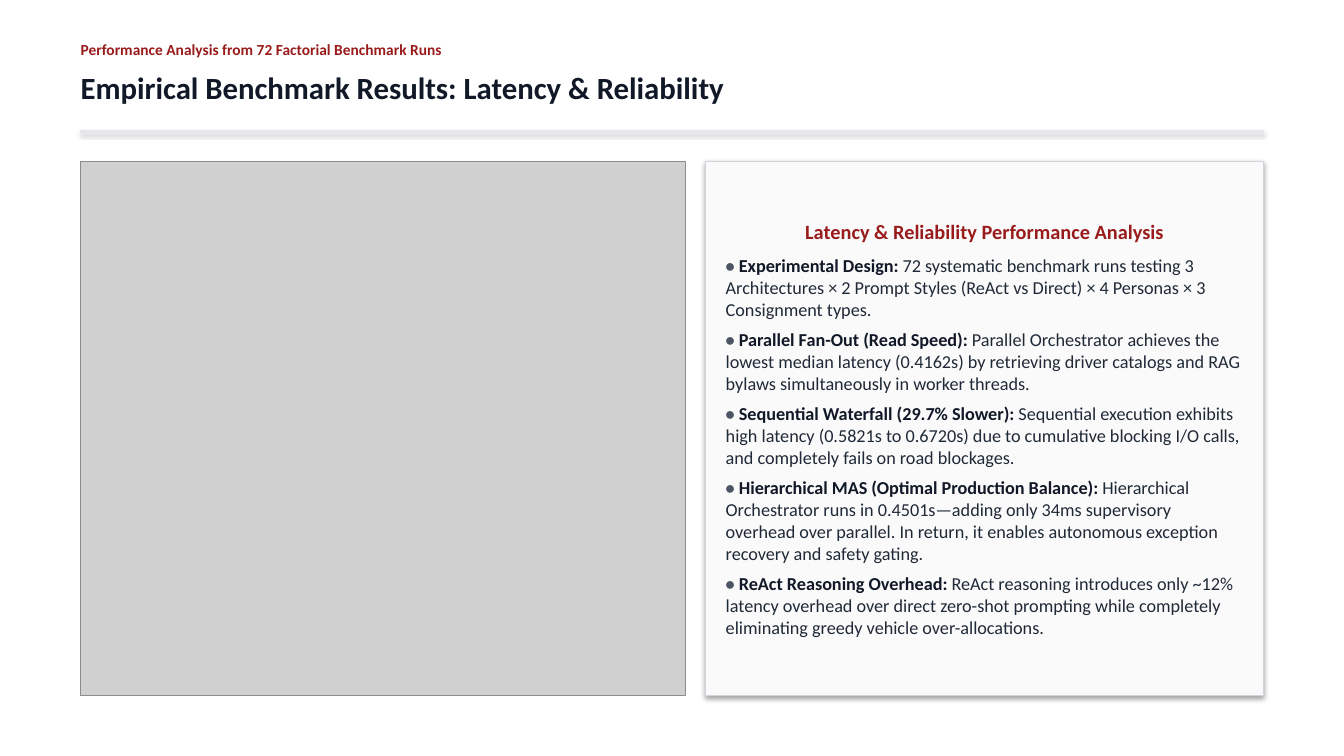
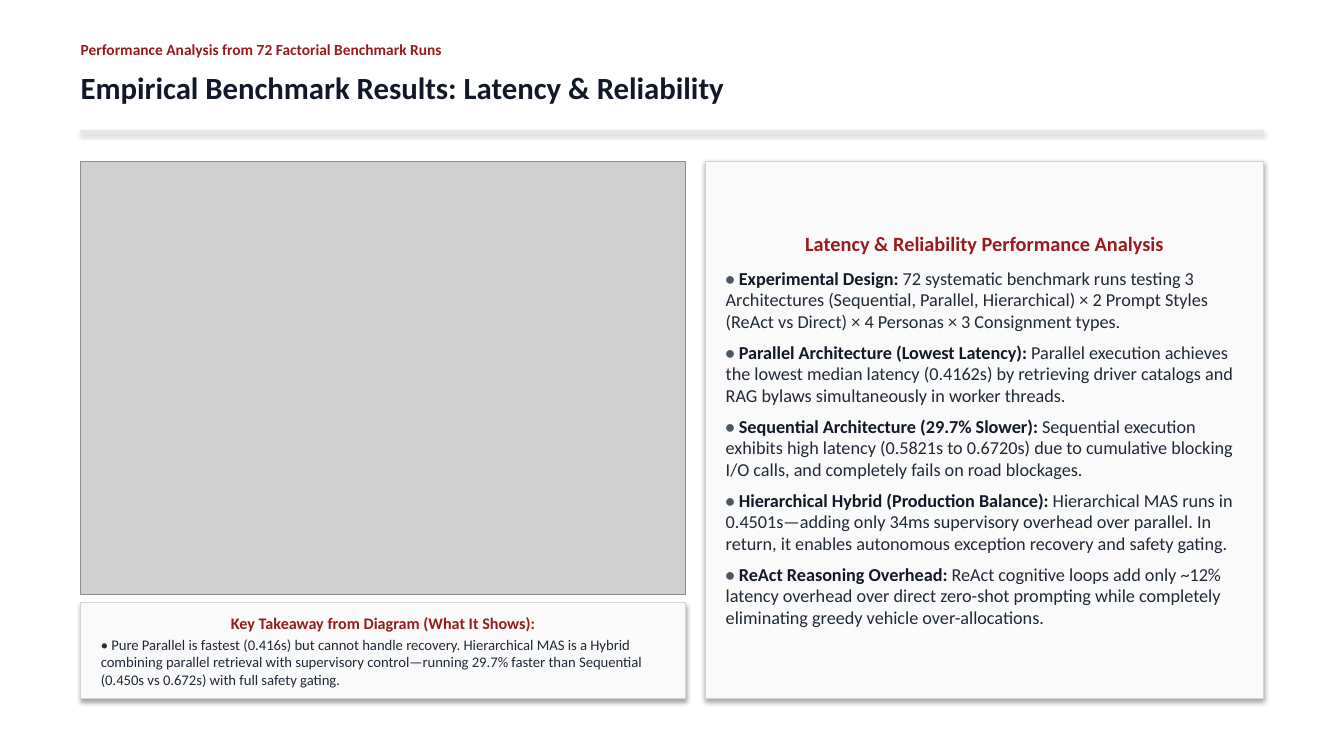
Before and after one commit to Akshat5091/DeliveryFleet-MAS, a slide deck: slide 12 of Eval 2 Documents/DeliveryFleet_MAS_Evaluation2_Master_Presentation.pptx. Drawn at 1344x756 pixels with LibreOffice and Linux fonts; fonts in the diff are those of the drawing; grey boxes stand for pictures. Boxes give left, top, right and bottom in pixels: in the first picture for what was removed or moved away, otherwise in the second. Text is boxed around its words. In the diff, an @@ line names an element or a change of style, - is before the commit and + after.

Commit message:
refactor: simplify architecture terminology to Sequential, Parallel, and Hierarchical Hybrid; add 1-2 line takeaway box below benchmark graph

```diff
--- a/Eval 2 Documents/DeliveryFleet_MAS_Evaluation2_Master_Presentation.pptx
+++ b/Eval 2 Documents/DeliveryFleet_MAS_Evaluation2_Master_Presentation.pptx
@@ picture: place and size @@
-picture at bbox=[81, 161, 686, 696]
+picture at bbox=[81, 161, 686, 595]
@@ text in rectangle at bbox=[726, 272, 1233, 627]: text changed @@
-• Experimental Design: 72 systematic benchmark runs testing 3 Architectures × 2 Prompt Styles (ReAct vs Direct) × 4 Personas × 3 Consignment types.
-• Parallel Fan-Out (Read Speed): Parallel Orchestrator achieves the lowest median latency (0.4162s) by retrieving driver catalogs and RAG bylaws simultaneously in worker threads.
-• Sequential Waterfall (29.7% Slower): Sequential execution exhibits high latency (0.5821s to 0.6720s) due to cumulative blocking I/O calls, and completely fails on road blockages.
-• Hierarchical MAS (Optimal Production Balance): Hierarchical Orchestrator runs in 0.4501s—adding only 34ms supervisory overhead over parallel. In return, it enables autonomous exception recovery and safety gating.
-• ReAct Reasoning Overhead: ReAct reasoning introduces only ~12% latency overhead over direct zero-shot prompting while completely eliminating greedy vehicle over-allocations.
+• Experimental Design: 72 systematic benchmark runs testing 3 Architectures (Sequential, Parallel, Hierarchical) × 2 Prompt Styles (ReAct vs Direct) × 4 Personas × 3 Consignment types.
+• Parallel Architecture (Lowest Latency): Parallel execution achieves the lowest median latency (0.4162s) by retrieving driver catalogs and RAG bylaws simultaneously in worker threads.
+• Sequential Architecture (29.7% Slower): Sequential execution exhibits high latency (0.5821s to 0.6720s) due to cumulative blocking I/O calls, and completely fails on road blockages.
+• Hierarchical Hybrid (Production Balance): Hierarchical MAS runs in 0.4501s—adding only 34ms supervisory overhead over parallel. In return, it enables autonomous exception recovery and safety gating.
+• ReAct Reasoning Overhead: ReAct cognitive loops add only ~12% latency overhead over direct zero-shot prompting while completely eliminating greedy vehicle over-allocations.
@@ rectangle added at bbox=[81, 603, 686, 699], fill #FAFAFA, outline #D1D5DB 1 pt, 10.5 pt, text #1F2937 @@
+Key Takeaway from Diagram (What It Shows):
+• Pure Parallel is fastest (0.416s) but cannot handle recovery. Hierarchical MAS is a Hybrid combining parallel retrieval with supervisory control—running 29.7% faster than Sequential (0.450s vs 0.672s) with full safety gating.
```
Also in this commit, not shown: 3 other slides changed, 3 other files.
